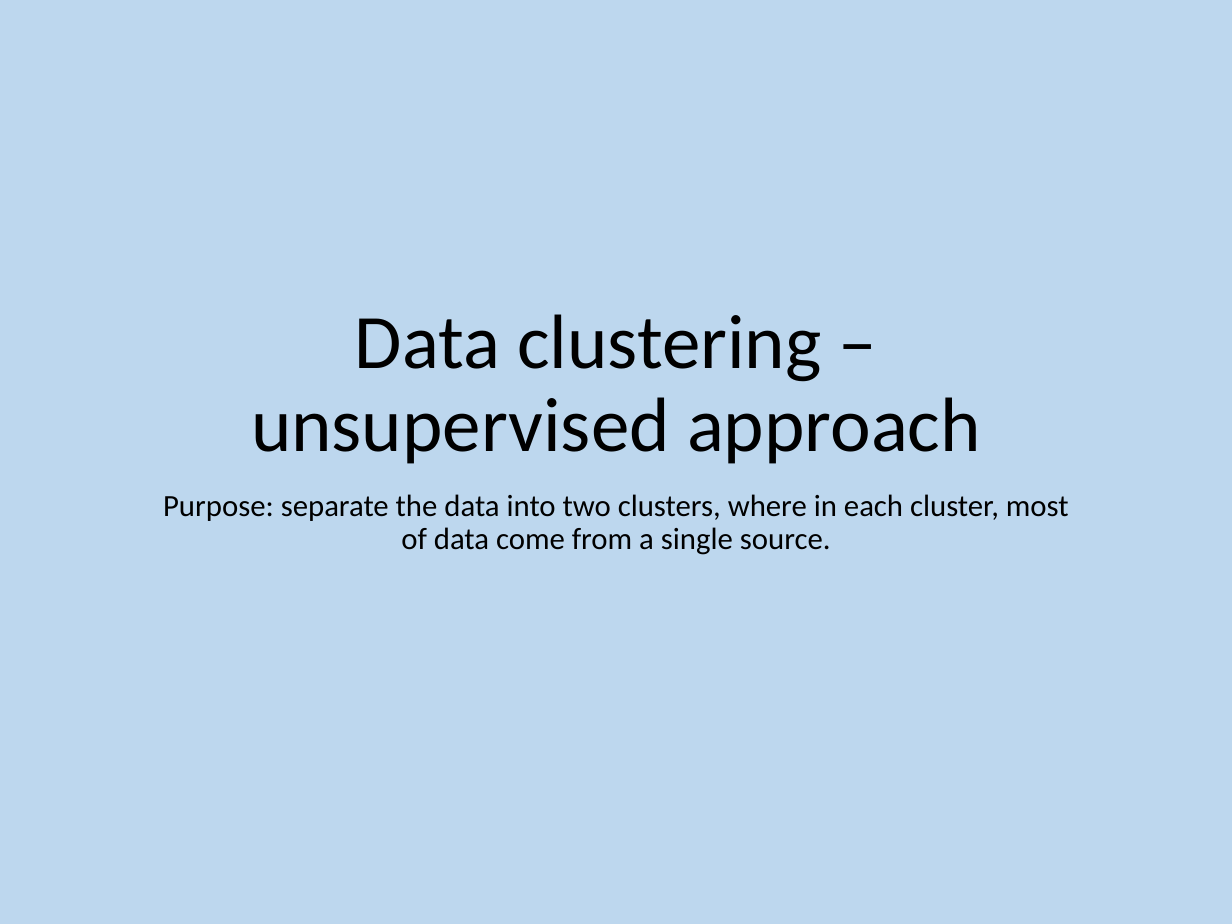
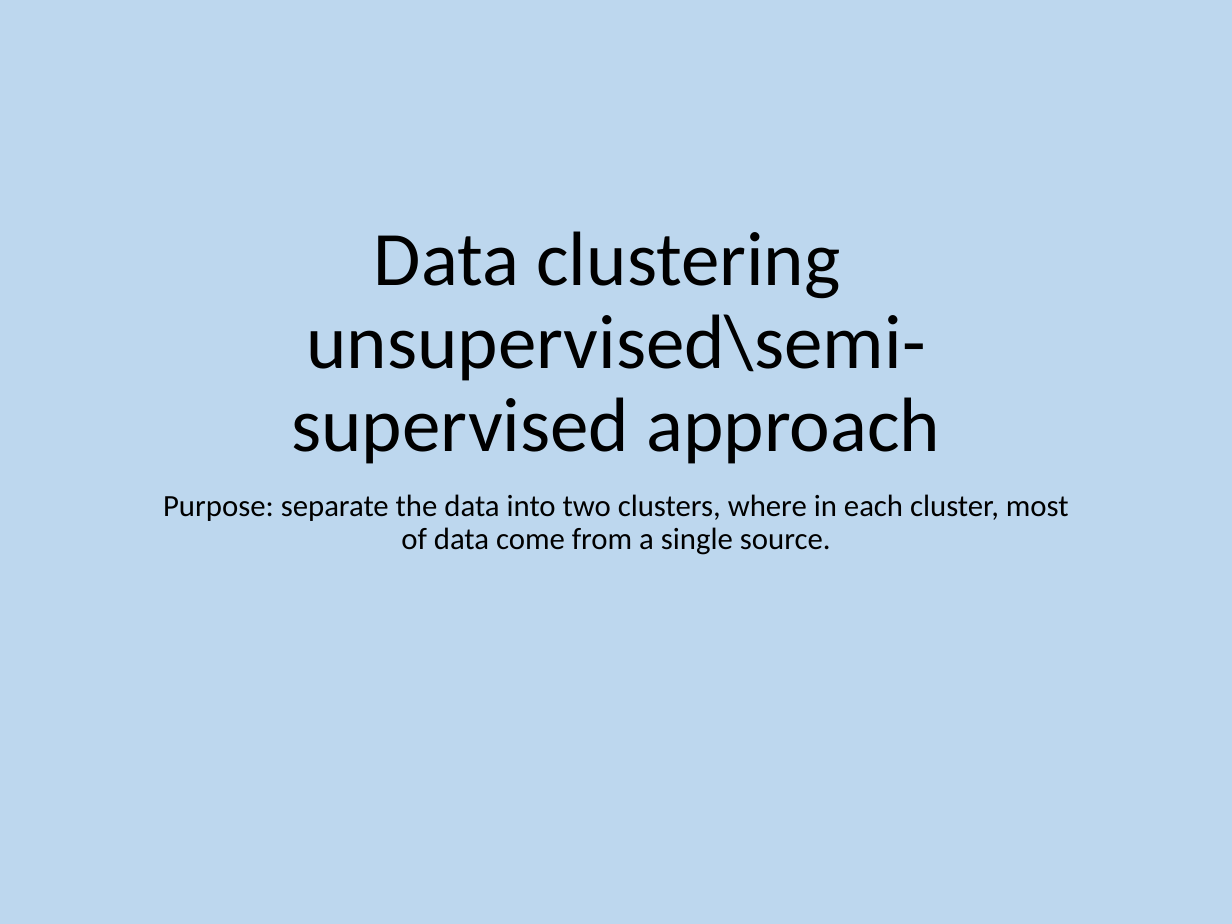
Before and after one commit to bx3/EE595, a slide deck: slide 12 of document/595combine.pptx. Drawn at 1232x924 pixels with LibreOffice and Linux fonts; fonts in the diff are those of the drawing. Boxes give left, top, right and bottom in pixels: in the first picture for what was removed or moved away, otherwise in the second. Text is boxed around its words. In the diff, an @@ line names an element or a change of style, - is before the commit and + after.

```diff
--- a/document/595combine.pptx
+++ b/document/595combine.pptx
@@ title at (291, 231, 941, 464): text changed @@
-Data clustering – unsupervised approach
+Data clustering unsupervised\semi-supervised approach
```
Also in this commit, not shown: 6 other slides changed, 1 slide added.
